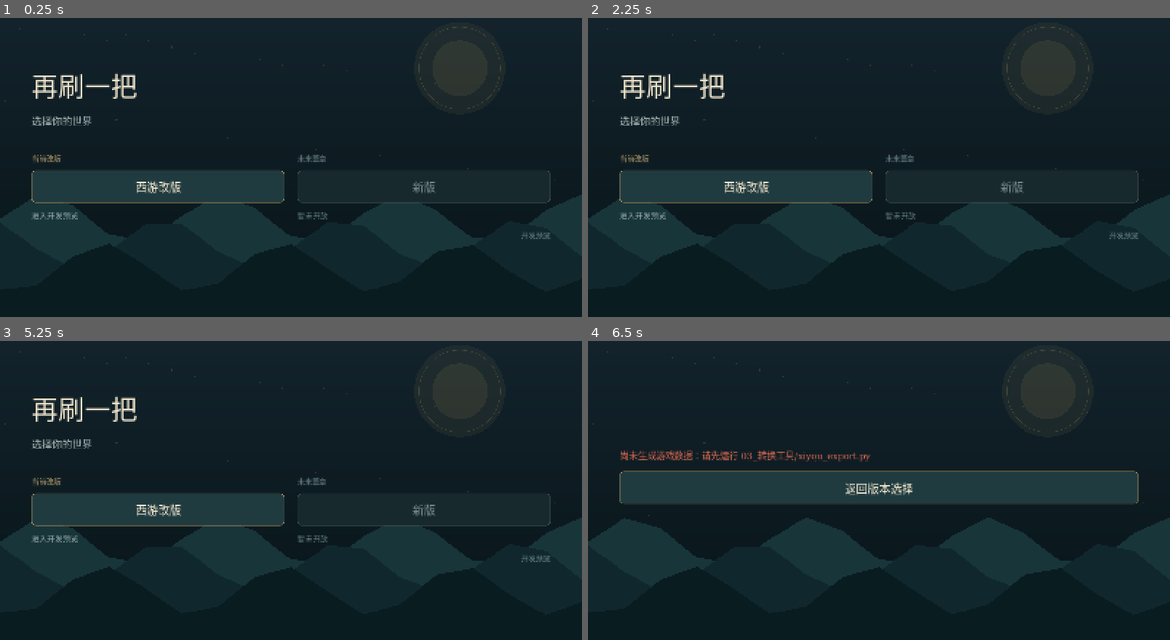
Above: before the commit, frames 1-4 (two rows, left to right).
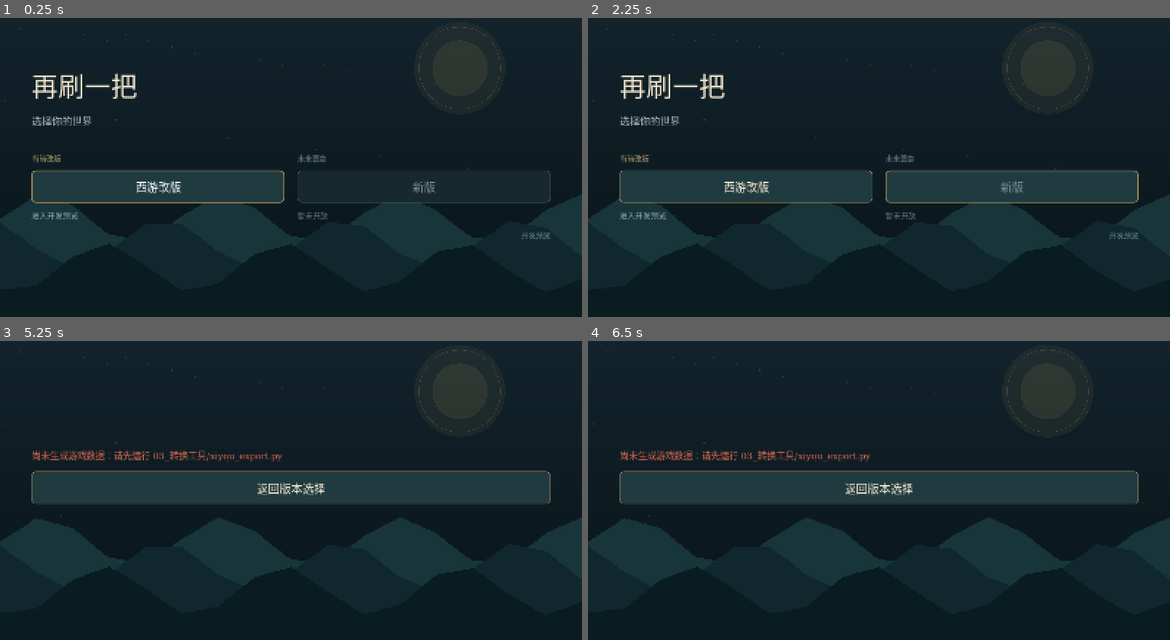
Above: after the commit, the same moments.

Repository: luiluu/PlayAgain-xiyou-godot
Game: Godot game, scene res://scenes/entry_menu.tscn
Same seed, same stepped clock (60 frames per second), same inputs: the game is played once before the commit and once after it.
Inputs (mouse positions are in pixels of both pictures, inside the frame that each line leads up to):
- Up to frame 1 (0.25 s): no input
- Up to frame 2 (2.25 s): click "西游改版" at 0.5 s; click "返回版本选择" at 1.25 s; tap Enter (ui_accept) at 2 s; move the mouse to (1007, 137) at 2.02 s; hold Right (ui_right) from 2.03 s (still down); hold Enter (ui_accept) from 2.03 s (still down); tap Keypad Enter at 2.1 s; click (1007, 137) at 2.17 s
- Up to frame 3 (5.25 s): move the mouse to (174, 493) at 2.77 s; release Right (ui_right) at 2.78 s; release Enter (ui_accept) at 2.78 s; hold Down (ui_down) 2.78-3.53 s; tap Enter (ui_accept) at 2.85, 3.02, 3.32, 3.5, 4.52, 4.82, 5 s; tap Keypad Enter at 3.05, 3.6, 4.55 s; move the mouse to (349, 403) at 3.52 s; hold Right (ui_right) 3.53-4.28 s; hold Enter (ui_accept) 3.53-4.28 s; move the mouse to (261, 541) at 4.27 s; hold Up (ui_up) 4.28-5.03 s; tap Shift at 4.35 s; click (261, 541) at 4.42 s; move the mouse to (465, 526) at 5.02 s; hold Left (ui_left) from 5.03 s (still down); hold Enter (ui_accept) from 5.03 s (still down); tap Q at 5.1 s
- Up to frame 4 (6.5 s): keep holding Left (ui_left); move the mouse to (704, 427) at 5.77 s; release Enter (ui_accept) at 5.78 s; tap Tab at 5.85 s; tap Enter (ui_accept) at 6.02, 6.32 s; tap Keypad Enter at 6.05 s

The runs differ from the first frame. In frame 1, 0.5% of the frame differs, in the area x 5-49%, y 51-63%; in frame 2, 0.5%; in frame 3, 12%, in the area x 5-95%, y 18-74%; in frame 4, nothing differs.

Commit message:
修复 8a599df、b768ea3、69ae44a 核查问题：入口菜单无键盘焦点；⌘Enter 切全屏同时触发地图调查与结算翻页；启动脚本在 Godot 已运行时丢参数；存档目录改用模式登记
- 入口菜单启动/返回时把焦点放在第一个可进入的入口，纯键盘可进入西游
- WindowFit.is_fullscreen_shortcut 统一识别 F11/⌘Enter；地图轮询确定键排除 ⌘，胜利结算 _input 让过
- 启动Godot.command、打开重制工程.command 加 open -n
- XSave.dir() 取 GameApp.save_directory()（modes.json 的 saveNamespace），无当前模式时仍是 user://modes/xiyou
- 测试：ui_smoke 22/22、xiyou_panels 30/30、xiyou_flow 32/32；逐个撤掉修复，对应新检查均失败

执行者: Claude
核查: 待Codex

Co-Authored-By: Claude Opus 5.5 <noreply@anthropic.com>

Diff:
--- a/03_再刷重制_Godot/01_Godot工程/core/game_app.gd
+++ b/03_再刷重制_Godot/01_Godot工程/core/game_app.gd
@@ -1,5 +1,5 @@
 extends Node
-## 【Codex·未经Claude检验】 Mode routing only; no player saves are read or written.
+## 模式路由、窗口适配与全屏切换；本身不读写玩家存档（各模式按 save_directory() 隔离保存）。
 
 const MODE_FILE := "res://content/modes.json"
 var modes: Array = []
@@ -46,12 +46,11 @@
 	return "user://modes/" + str(mode["saveNamespace"])
 
 func _input(event: InputEvent) -> void:
-	if event is InputEventKey and event.pressed and not event.echo:
-		if event.keycode == KEY_F11 or (event.keycode == KEY_ENTER and event.meta_pressed):
-			var window := get_window()
-			if window.mode == Window.MODE_FULLSCREEN:
-				window.mode = Window.MODE_WINDOWED
-				WindowFit.apply(window)
-			else:
-				window.mode = Window.MODE_FULLSCREEN
-			get_viewport().set_input_as_handled()
+	if WindowFit.is_fullscreen_shortcut(event):
+		var window := get_window()
+		if window.mode == Window.MODE_FULLSCREEN:
+			window.mode = Window.MODE_WINDOWED
+			WindowFit.apply(window)
+		else:
+			window.mode = Window.MODE_FULLSCREEN
+		get_viewport().set_input_as_handled()
--- a/03_再刷重制_Godot/01_Godot工程/core/window_fit.gd
+++ b/03_再刷重制_Godot/01_Godot工程/core/window_fit.gd
@@ -18,6 +18,12 @@
 	window.size = rect.size
 	window.position = rect.position
 
+## F11 或 ⌘Enter 切换全屏。⌘Enter 同时也匹配 ui_accept（Godot 动作匹配不看多余的修饰键），
+## 轮询 ui_accept 或在 _input 里处理确定键的地方要先排除它，否则会同时触发调查/翻页。
+static func is_fullscreen_shortcut(event: InputEvent) -> bool:
+	return event is InputEventKey and event.pressed and not event.echo \
+		and (event.keycode == KEY_F11 or (event.keycode in [KEY_ENTER, KEY_KP_ENTER] and event.meta_pressed))
+
 static func should_apply(args: PackedStringArray) -> bool:
 	for arg in args:
 		if arg.begins_with("res://tests/") or arg in ["--resolution", "--fullscreen", "--maximized", "--editor", "-e"]:
--- a/03_再刷重制_Godot/01_Godot工程/modes/xiyou/core/xsave.gd
+++ b/03_再刷重制_Godot/01_Godot工程/modes/xiyou/core/xsave.gd
@@ -1,6 +1,7 @@
 class_name XSave
 extends RefCounted
-## 西游模式存档：user://modes/xiyou/save_<N>.json（GameApp 按模式隔离目录）。只存 Godot 版自己的状态，不读 MV 存档。
+## 西游模式存档：<GameApp.save_directory()>/save_<N>.json，即 user://modes/xiyou（按 modes.json 的 saveNamespace 隔离）。
+## 只存 Godot 版自己的状态，不读 MV 存档。
 
 const SLOTS := 3
 ## 自动测试改到临时目录，避免覆盖开发时手动存的档。
@@ -8,7 +9,11 @@
 
 
 static func dir() -> String:
-	return dir_override if dir_override != "" else "user://modes/xiyou"
+	if dir_override != "":
+		return dir_override
+	# 未经入口进入（测试直接建档）时没有当前模式，退回西游命名空间
+	var mode_dir: String = GameApp.save_directory()
+	return mode_dir if mode_dir != "" else "user://modes/xiyou"
 
 static func path(slot: int) -> String:
 	return dir().path_join("save_%d.json" % slot)
--- a/03_再刷重制_Godot/01_Godot工程/modes/xiyou/map/mv_player.gd
+++ b/03_再刷重制_Godot/01_Godot工程/modes/xiyou/map/mv_player.gd
@@ -44,7 +44,8 @@
 			if grid + dir_offset(d) == touch_target:
 				action_pressed.emit()
 			touch_target = Vector2i(-1, -1)
-	elif Input.is_action_just_pressed("ui_accept"):
+	elif Input.is_action_just_pressed("ui_accept") and not Input.is_key_pressed(KEY_META):
+		# ⌘Enter 是切全屏（GameApp），轮询不受 set_input_as_handled 影响，这里排除
 		action_pressed.emit()
 
 
--- a/03_再刷重制_Godot/01_Godot工程/modes/xiyou/ui/victory_screen.gd
+++ b/03_再刷重制_Godot/01_Godot工程/modes/xiyou/ui/victory_screen.gd
@@ -159,7 +159,8 @@
 					_sound.play()
 
 func _input(event: InputEvent) -> void:
-	if not visible:
+	# _input 先于 GameApp 收到事件，⌘Enter（切全屏）要让过去
+	if not visible or WindowFit.is_fullscreen_shortcut(event):
 		return
 	var confirm: bool = event.is_action_pressed("ui_cancel") or event.is_action_pressed("ui_accept") or (event is InputEventMouseButton and event.pressed and event.button_index == MOUSE_BUTTON_LEFT)
 	if confirm:
--- a/03_再刷重制_Godot/01_Godot工程/project.godot
+++ b/03_再刷重制_Godot/01_Godot工程/project.godot
@@ -1,4 +1,4 @@
-; 【Codex·未经Claude检验】 独立双入口开发原型，未接入游戏内容。
+; 再刷重制：双入口（西游改版、新版）；开发编号见 config/version。
 config_version=5
 
 [application]
--- a/03_再刷重制_Godot/01_Godot工程/scenes/entry_menu.gd
+++ b/03_再刷重制_Godot/01_Godot工程/scenes/entry_menu.gd
@@ -1,5 +1,5 @@
 extends Control
-## 【Codex·未经Claude检验】 Two entry points; future mode has no gameplay design.
+## 两个入口：西游改版、新版（新版尚未设计，按钮禁用）。启动即把键盘焦点放在第一个可进入的入口。
 
 const UI = preload("res://core/menu_ui.gd")
 var cards: GridContainer
@@ -24,6 +24,10 @@
 	column.add_child(footer)
 	resized.connect(_adapt_layout)
 	_adapt_layout()
+	for entry in cards.find_children("*", "Button", true, false):
+		if not entry.disabled:
+			entry.grab_focus.call_deferred()
+			break
 
 func _add_card(mode: Dictionary) -> void:
 	var box := VBoxContainer.new()
--- a/03_再刷重制_Godot/01_Godot工程/tests/ui_smoke.gd
+++ b/03_再刷重制_Godot/01_Godot工程/tests/ui_smoke.gd
@@ -34,6 +34,14 @@
 	await RenderingServer.frame_post_draw
 	get_viewport().get_texture().get_image().save_png(out_dir.path_join(file))
 
+func _key(code: Key, meta := false, pressed := true) -> InputEventKey:
+	var e := InputEventKey.new()
+	e.keycode = code
+	e.physical_keycode = code
+	e.meta_pressed = meta
+	e.pressed = pressed
+	return e
+
 func _find(name: String) -> Node:
 	return get_tree().current_scene.find_child(name, true, false)
 
@@ -58,8 +66,14 @@
 	_check("new_mode_refused", not GameApp.enter_mode("new"))
 	_check("unknown_mode_refused", not GameApp.enter_mode("missing"))
 	_check("menu_two_columns_wide", _find("XiyouEntry").get_parent().get_parent().columns == 2)
+	_check("menu_keyboard_focus", get_viewport().gui_get_focus_owner() == xiyou)
+	_check("fullscreen_shortcut", WindowFit.is_fullscreen_shortcut(_key(KEY_ENTER, true)) and WindowFit.is_fullscreen_shortcut(_key(KEY_F11))
+		and not WindowFit.is_fullscreen_shortcut(_key(KEY_ENTER)) and not WindowFit.is_fullscreen_shortcut(_key(KEY_ENTER, true, false)))
 	await _shot("01_入口_宽屏.png")
-	xiyou.pressed.emit()
+	# 只用键盘：回车进入有焦点的西游入口
+	Input.parse_input_event(_key(KEY_ENTER))
+	await _frames(1)
+	Input.parse_input_event(_key(KEY_ENTER, false, false))
 	await _frames(4)
 	_check("xiyou_entered", get_tree().current_scene.scene_file_path == "res://modes/xiyou/entry.tscn")
 	_check("xiyou_current_mode", GameApp.current_mode == "xiyou")
@@ -67,9 +81,13 @@
 	await _shot("02_西游预览.png")
 	var back: Button = _find("ReturnToMenu")
 	_check("return_button_present", back != null)
-	back.pressed.emit()
+	if back != null:
+		back.pressed.emit()
+	else:
+		GameApp.return_to_menu()
 	await _frames(4)
 	_check("returned_to_menu", get_tree().current_scene.scene_file_path == MENU)
+	_check("menu_focus_after_return", get_viewport().gui_get_focus_owner() == _find("XiyouEntry"))
 	_check("mode_cleared", GameApp.current_mode == "" and GameApp.save_directory() == "")
 	# 宽窗口仍保留正式版 1280×720 画面比例，避免窗口位置随宽高比改变。
 	get_window().size = Vector2i(1600, 720)
--- a/03_再刷重制_Godot/01_Godot工程/tests/xiyou_flow.gd
+++ b/03_再刷重制_Godot/01_Godot工程/tests/xiyou_flow.gd
@@ -38,6 +38,15 @@
 	get_viewport().get_texture().get_image().save_png(out_dir.path_join(name))
 
 
+func _key(code: Key, meta := false, pressed := true) -> InputEventKey:
+	var e := InputEventKey.new()
+	e.keycode = code
+	e.physical_keycode = code
+	e.meta_pressed = meta
+	e.pressed = pressed
+	return e
+
+
 func _scene() -> Node:
 	return get_tree().current_scene
 
@@ -84,6 +93,20 @@
 	_check("opening_passives", s.actor(1).skill_ids.has(5980) and s.actor(1).skill_ids.has(6168))
 	_check("hub_start_pos", map.player.grid == Vector2i(14, 23), map.player.grid)
 	_check("hub_door_present", _event(map, 36) != null)
+	# ⌘Enter 只切全屏，地图轮询确定键时不能同时触发调查。只在无界面模式按，免得真的切到全屏。
+	if DisplayServer.get_name() == "headless":
+		var acts := [0]
+		var count := func(): acts[0] += 1
+		map.player.action_pressed.connect(count)
+		Input.parse_input_event(_key(KEY_META, true))
+		Input.parse_input_event(_key(KEY_ENTER, true))
+		await _frames(3)
+		Input.parse_input_event(_key(KEY_ENTER, true, false))
+		Input.parse_input_event(_key(KEY_META, false, false))
+		await _frames(2)
+		map.player.action_pressed.disconnect(count)
+		get_window().mode = Window.MODE_WINDOWED
+		_check("cmd_enter_not_map_action", acts[0] == 0 and not map.busy, acts[0])
 	await _frames(10)
 	await _shot("03_方桌大厅.png")
 	# 玩家走几步（真实移动与碰撞）
--- a/03_再刷重制_Godot/01_Godot工程/tests/xiyou_panels.gd
+++ b/03_再刷重制_Godot/01_Godot工程/tests/xiyou_panels.gd
@@ -116,6 +116,10 @@
 	_check("victory_zoom", is_equal_approx(battle.field.scale.x,2.0))
 	if screens.size() == 1:
 		var screen: XVictoryScreen = screens[0]
+		var cmd_enter := InputEventKey.new(); cmd_enter.keycode = KEY_ENTER; cmd_enter.meta_pressed = true; cmd_enter.pressed = true
+		var closing_before: bool = screen._ready_to_close
+		screen._input(cmd_enter)
+		_check("victory_ignores_fullscreen_key", screen._ready_to_close == closing_before and done.is_empty())
 		var event := InputEventAction.new(); event.action = "ui_cancel"; event.pressed = true
 		screen._input(event)
 		await _frames(40); await _shot("09_战斗胜利镜头")
Not shown, changed: 03_再刷重制_Godot/07_开发环境/启动Godot.command
Not shown, changed: 03_再刷重制_Godot/07_开发环境/打开重制工程.command
